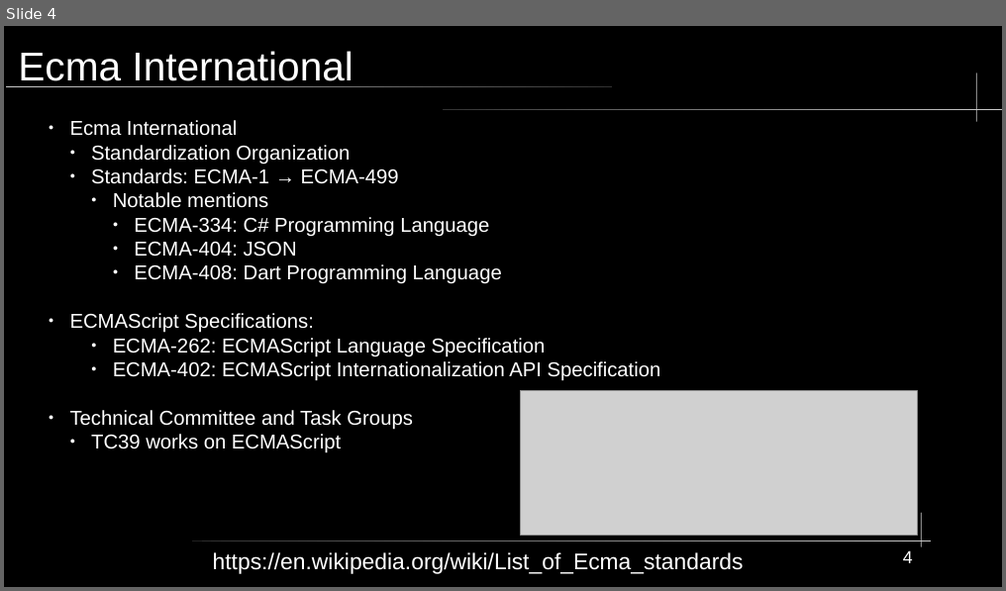
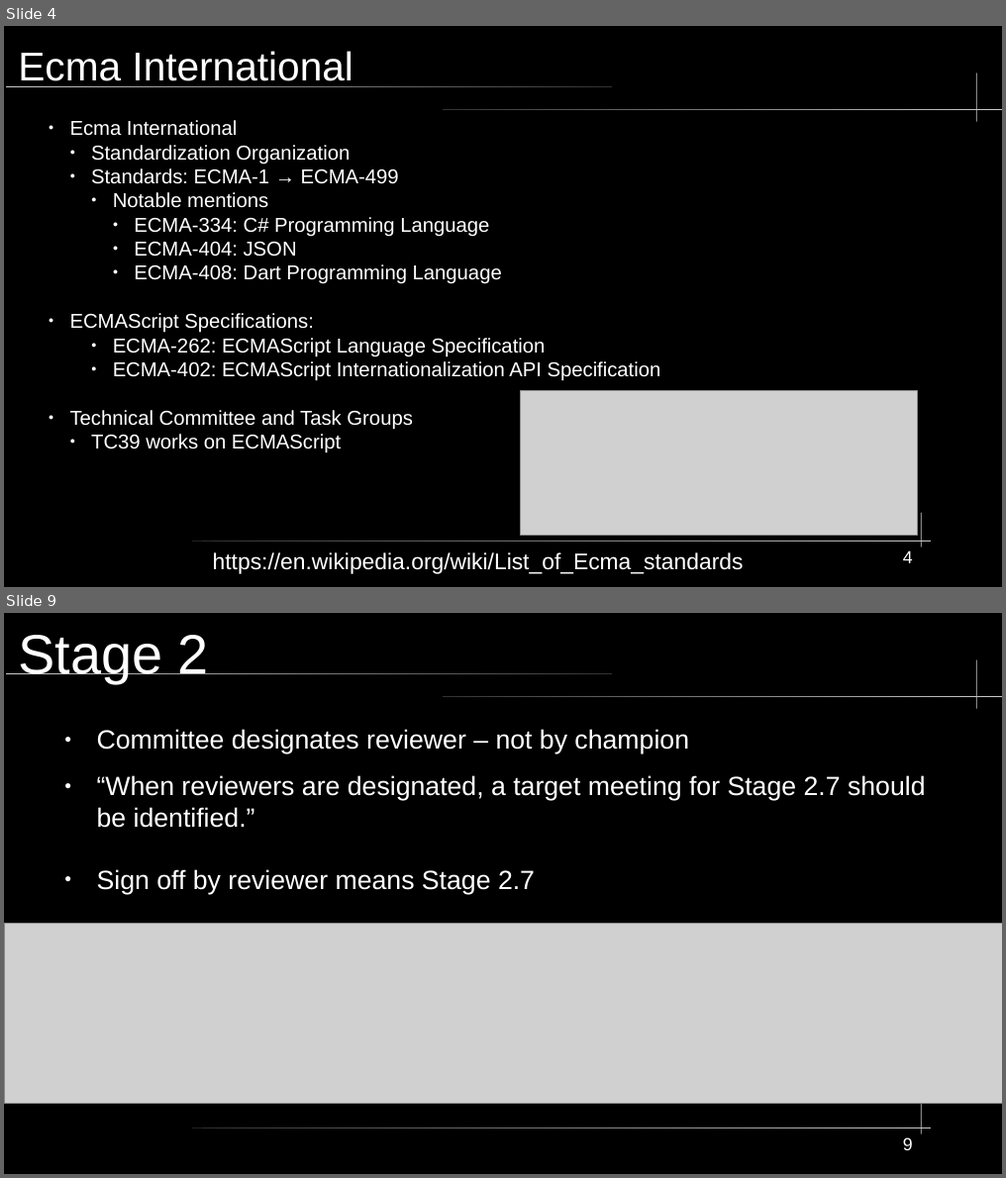
Before and after one commit to KWaloen/tc39_proposals_project, a slide deck: Data Analysis/Presentation/TC39 Process Documents.odp. Shown one above the other, each under a label of ours: slide 4 before the commit, slides 4 and 9 after it; the slides between them are not shown. The pictures are 1006x591 and 1006x1178 pixels, drawn with LibreOffice and Linux fonts; fonts in the diff are those of the drawing; grey boxes stand for pictures. Boxes give left, top, right and bottom in pixels: in the first picture for what was removed or moved away, otherwise in the second. Text is boxed around its words. In the diff, an @@ line names an element or a change of style, - is before the commit and + after.

```diff
--- a/Data Analysis/Presentation/TC39 Process Documents.odp
+++ b/Data Analysis/Presentation/TC39 Process Documents.odp
@@ slide 9 added at (4, 613, 1002, 1174), background #000000; not listed: 5 template elements that a slide beside it also shows @@
@@ title added at (18, 635, 209, 683), 44 pt, text #FFFFFF @@
+Stage 2
@@ text added at (97, 729, 926, 894), 21 pt, text #FFFFFF @@
+● Committee designates reviewer – not by champion
+● “When reviewers are designated, a target meeting for Stage 2.7 should be identified.”
+● Sign off by reviewer means Stage 2.7
@@ picture added at (5, 924, 1002, 1105) @@
@@ page number added at (903, 1138, 913, 1151), 14 pt, text #FFFFFF @@
+9
```
Also in this commit, not shown: 3 slides changed, 8 other slides added, 3 slides removed.
